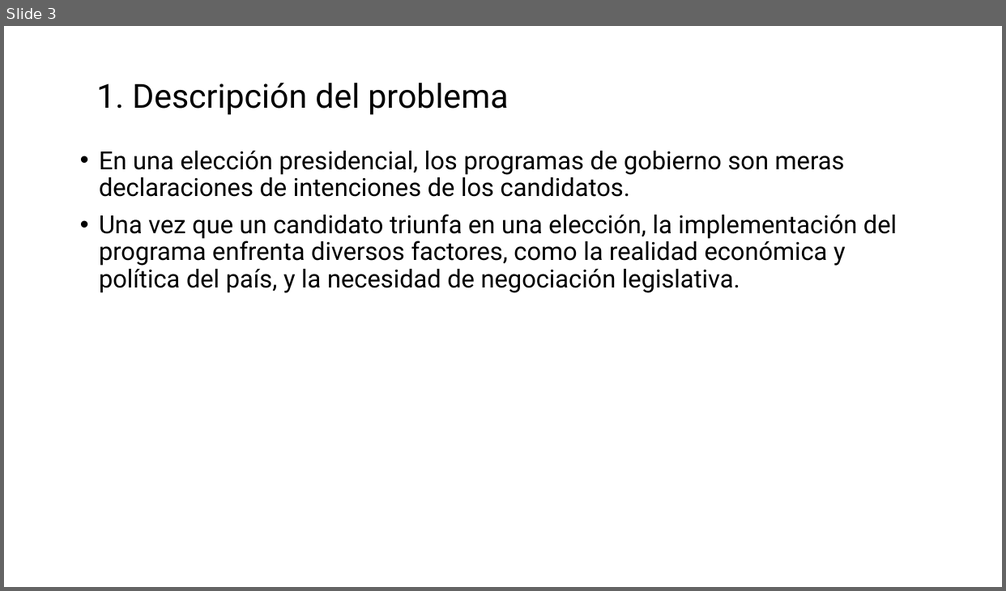
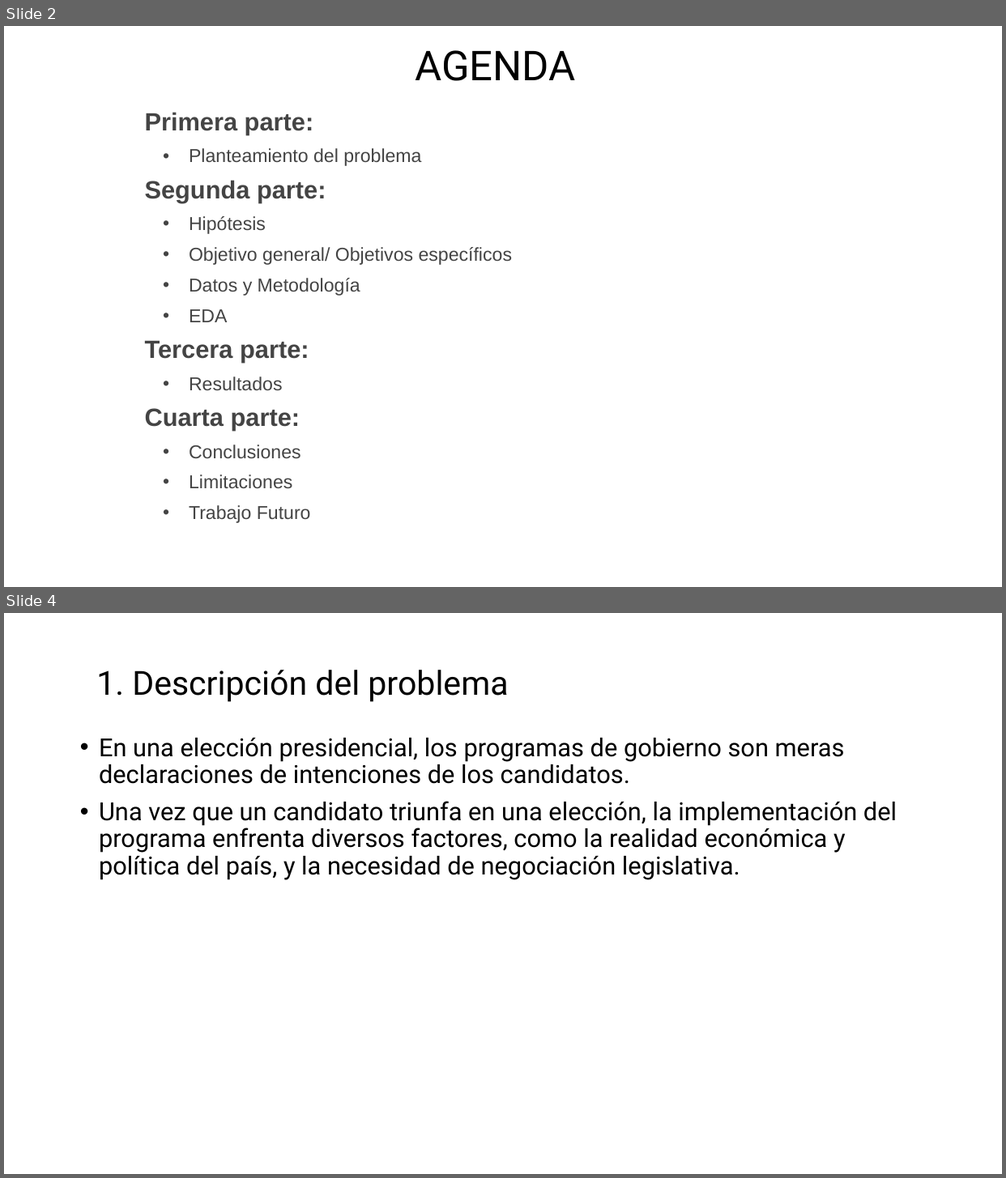
Before and after one commit to MatiasBunsterRaby/Capstone_git, a slide deck: Pres Capstone MBunster 2.pptx. Shown one above the other, each under a label of ours: slide 3 before the commit, slides 2 and 4 after it; the slides between them are not shown. The pictures are 1006x591 and 1006x1178 pixels, drawn with LibreOffice and Linux fonts; fonts in the diff are those of the drawing. Boxes give left, top, right and bottom in pixels: in the first picture for what was removed or moved away, otherwise in the second. Text is boxed around its words. In the diff, an @@ line names an element or a change of style, - is before the commit and + after.

```diff
--- a/Pres Capstone MBunster 2.pptx
+++ b/Pres Capstone MBunster 2.pptx
@@ slide 2 added at (4, 26, 1002, 587), background #FFFFFF @@
@@ title added at (415, 50, 576, 81), 39.6 pt, text #000000 @@
+AGENDA
@@ subtitle added at (145, 112, 512, 523), 18 pt, text #444444 @@
+Primera parte:
+• Planteamiento del problema
+Segunda parte:
+• Hipótesis
+• Objetivo general/ Objetivos específicos
+• Datos y Metodología
+• EDA
+Tercera parte:
+• Resultados
+Cuarta parte:
+• Conclusiones
+• Limitaciones
+• Trabajo Futuro
@@ what was slide 3 is now slide 4 @@
```
Also in this commit, not shown: 13 slides changed, 2 other slides added, 2 slides removed, 4 other files.
